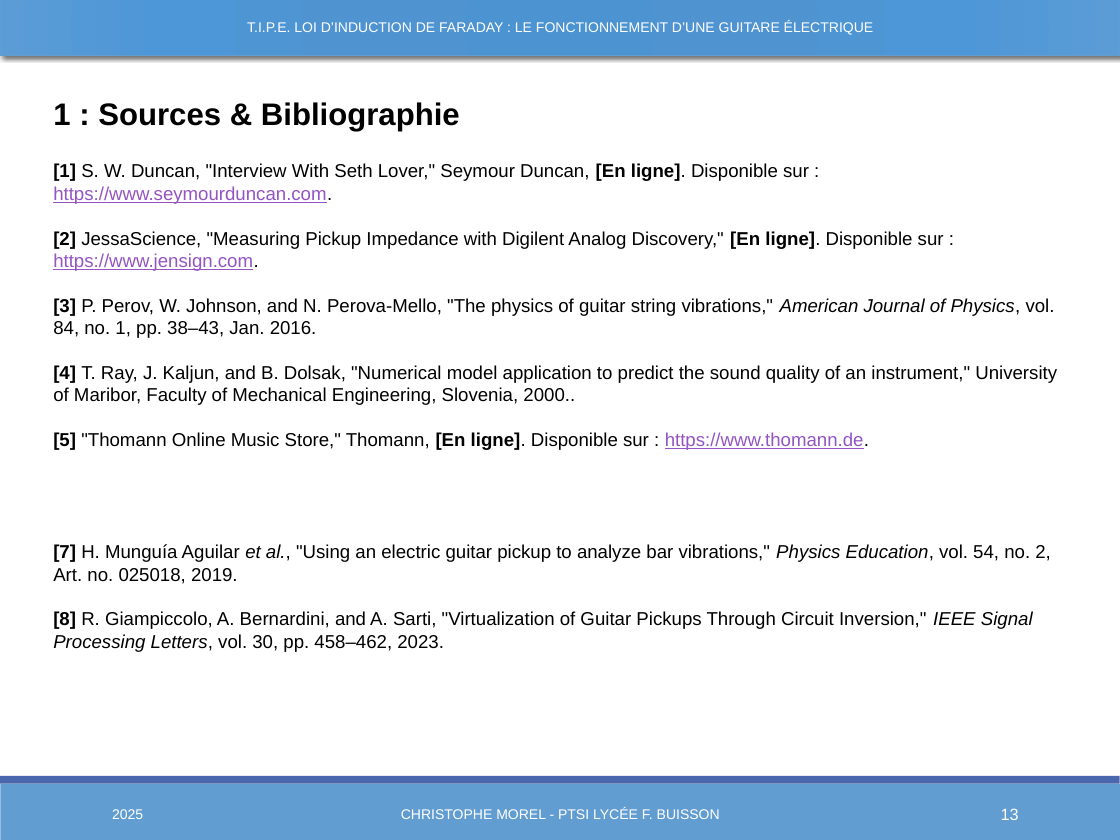
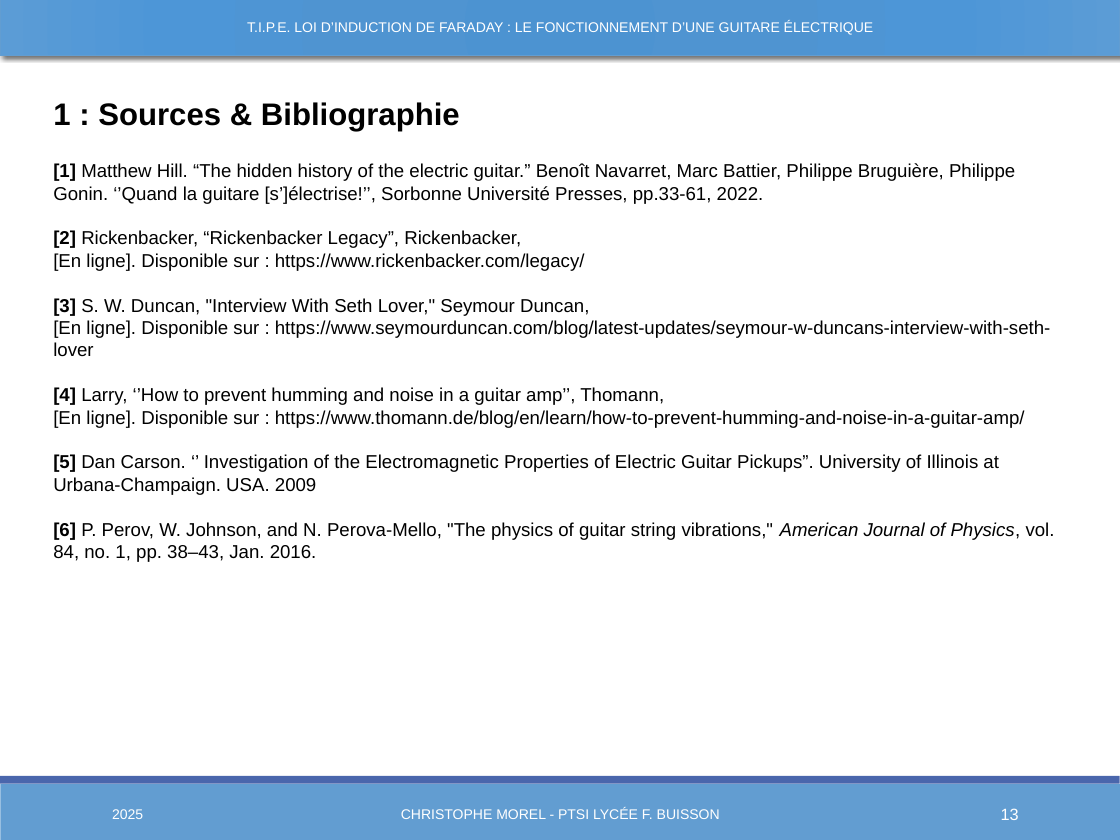
Before and after one commit to Chrismorel7/TIPE---Micro_guitare_elec, a slide deck: slide 13 of Views/Presentation3.pptx. Drawn at 1120x840 pixels with LibreOffice and Linux fonts; fonts in the diff are those of the drawing. Boxes give left, top, right and bottom in pixels: in the first picture for what was removed or moved away, otherwise in the second. Text is boxed around its words. In the diff, an @@ line names an element or a change of style, - is before the commit and + after.

```diff
--- a/Views/Presentation3.pptx
+++ b/Views/Presentation3.pptx
@@ text at bbox=[53, 163, 1055, 562]: text changed @@
-[1] S. W. Duncan, "Interview With Seth Lover," Seymour Duncan, [En ligne]. Disponible sur : https://www.seymourduncan.com.
-[2] JessaScience, "Measuring Pickup Impedance with Digilent Analog Discovery," [En ligne]. Disponible sur : https://www.jensign.com.
-[3] P. Perov, W. Johnson, and N. Perova-Mello, "The physics of guitar string vibrations," American Journal of Physics, vol. 84, no. 1, pp. 38–43, Jan. 2016.
-[4] T. Ray, J. Kaljun, and B. Dolsak, "Numerical model application to predict the sound quality of an instrument," University of Maribor, Faculty of Mechanical Engineering, Slovenia, 2000..
-[5] "Thomann Online Music Store," Thomann, [En ligne]. Disponible sur : https://www.thomann.de.
-[7] H. Munguía Aguilar et al., "Using an electric guitar pickup to analyze bar vibrations," Physics Education, vol. 54, no. 2, Art. no. 025018, 2019.
-[8] R. Giampiccolo, A. Bernardini, and A. Sarti, "Virtualization of Guitar Pickups Through Circuit Inversion," IEEE Signal Processing Letters, vol. 30, pp. 458–462, 2023.
+[1] Matthew Hill. “The hidden history of the electric guitar.” Benoît Navarret, Marc Battier, Philippe Bruguière, Philippe Gonin. ‘’Quand la guitare [s’]électrise!’’, Sorbonne Université Presses, pp.33-61, 2022.
+[2] Rickenbacker, “Rickenbacker Legacy”, Rickenbacker,
+[En ligne]. Disponible sur : https://www.rickenbacker.com/legacy/
+[3] S. W. Duncan, "Interview With Seth Lover," Seymour Duncan,
+[En ligne]. Disponible sur : https://www.seymourduncan.com/blog/latest-updates/seymour-w-duncans-interview-with-seth-lover
+[4] Larry, ‘’How to prevent humming and noise in a guitar amp’’, Thomann,
+[En ligne]. Disponible sur : https://www.thomann.de/blog/en/learn/how-to-prevent-humming-and-noise-in-a-guitar-amp/
+[5] Dan Carson. ‘’ Investigation of the Electromagnetic Properties of Electric Guitar Pickups”. University of Illinois at Urbana-Champaign. USA. 2009
+[6] P. Perov, W. Johnson, and N. Perova-Mello, "The physics of guitar string vibrations," American Journal of Physics, vol. 84, no. 1, pp. 38–43, Jan. 2016.
```
Also in this commit, not shown: 14 other files.
